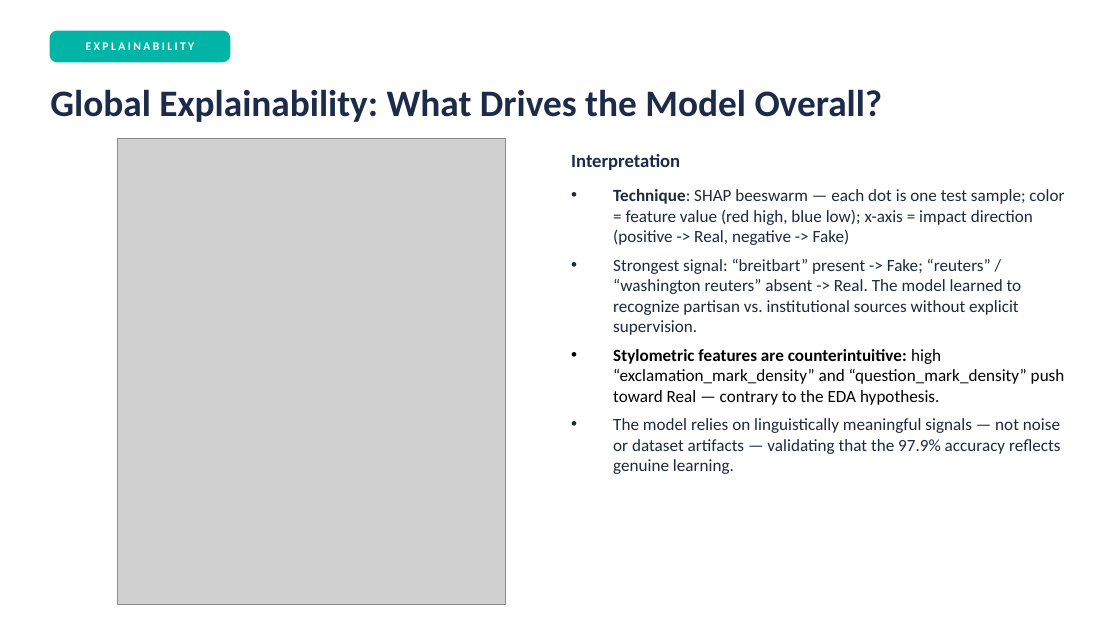
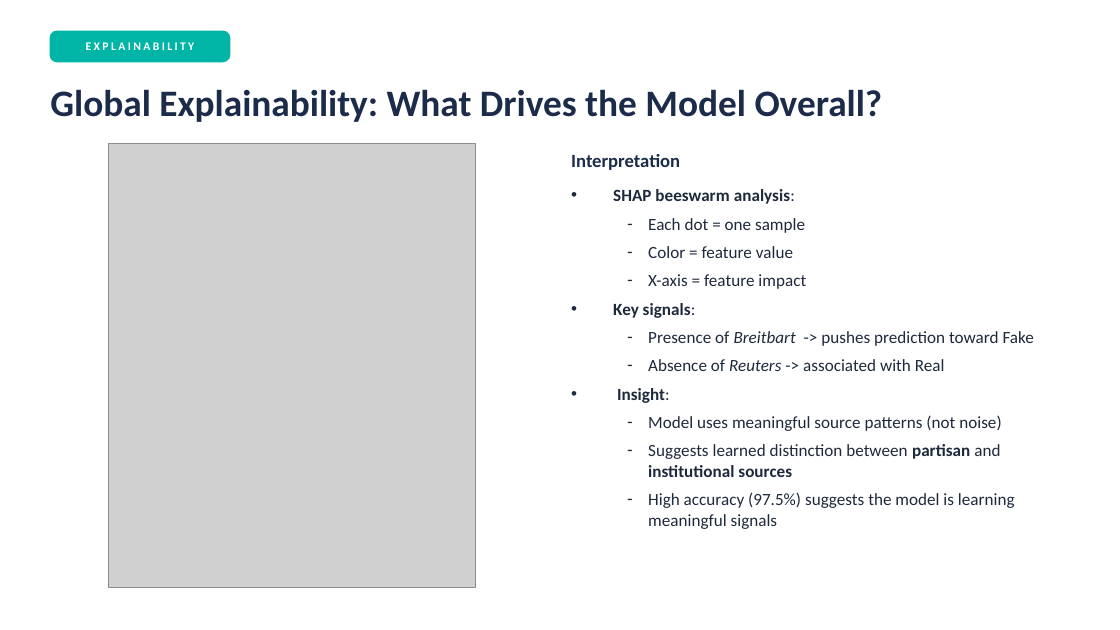
Before and after one commit to jackomazi/data-mining-and-machine-learning-project, a slide deck: slide 11 of project_presentation_template.pptx (slide 12 before the commit). Drawn at 1120x630 pixels with LibreOffice and Linux fonts; fonts in the diff are those of the drawing; grey boxes stand for pictures. Boxes give left, top, right and bottom in pixels: in the first picture for what was removed or moved away, otherwise in the second. Text is boxed around its words. In the diff, an @@ line names an element or a change of style, - is before the commit and + after.

```diff
--- a/project_presentation_template.pptx
+++ b/project_presentation_template.pptx
@@ picture: place and size @@
-picture at box(118, 139, 505, 605)
+picture at box(109, 143, 476, 587)
@@ text at box(613, 189, 1034, 529): text changed @@
-• Technique: SHAP beeswarm — each dot is one test sample; color = feature value (red high, blue low); x-axis = impact direction (positive -> Real, negative -> Fake)
-• Strongest signal: “breitbart” present -> Fake; “reuters” / “washington reuters” absent -> Real. The model learned to recognize partisan vs. institutional sources without explicit supervision.
-• Stylometric features are counterintuitive: high “exclamation_mark_density” and “question_mark_density” push toward Real — contrary to the EDA hypothesis.
-• The model relies on linguistically meaningful signals — not noise or dataset artifacts — validating that the 97.9% accuracy reflects genuine learning.
+• SHAP beeswarm analysis:
+  – Each dot = one sample
+  – Color = feature value
+  – X-axis = feature impact
+• Key signals:
+  – Presence of Breitbart -> pushes prediction toward Fake
+  – Absence of Reuters -> associated with Real
+• Insight:
+  – Model uses meaningful source patterns (not noise)
+  – Suggests learned distinction between partisan and institutional sources
+  – High accuracy (97.5%) suggests the model is learning meaningful signals
```
Also in this commit, not shown: 11 other slides changed, 1 slide removed, 1 other file.
